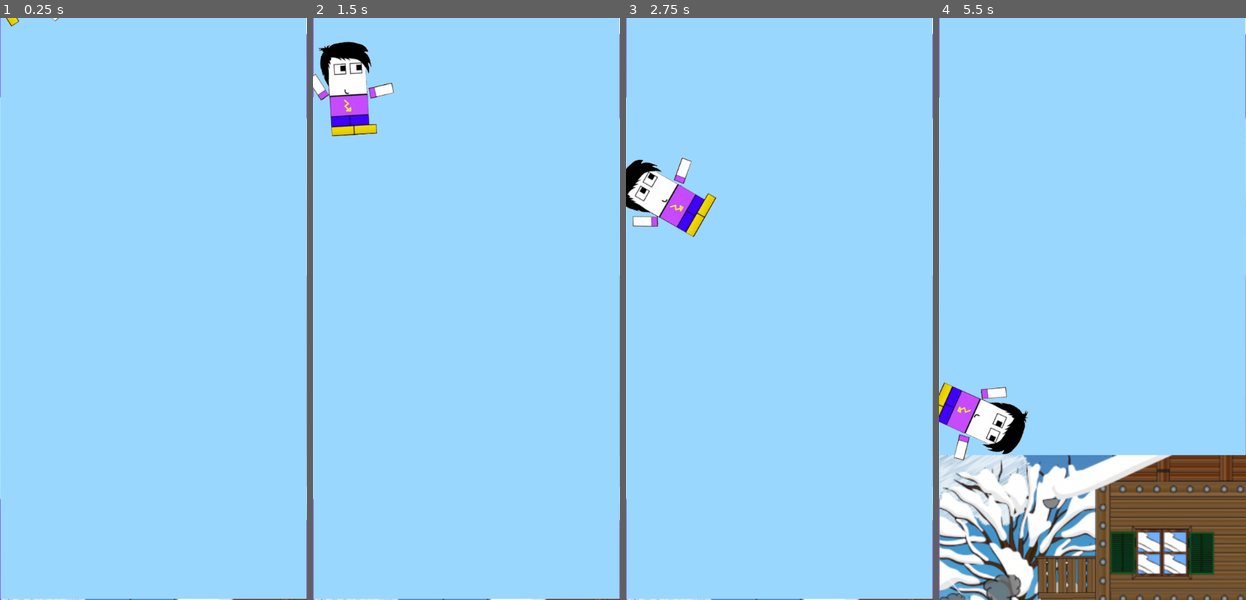
Above: before the commit, frames 1-4 (left to right).
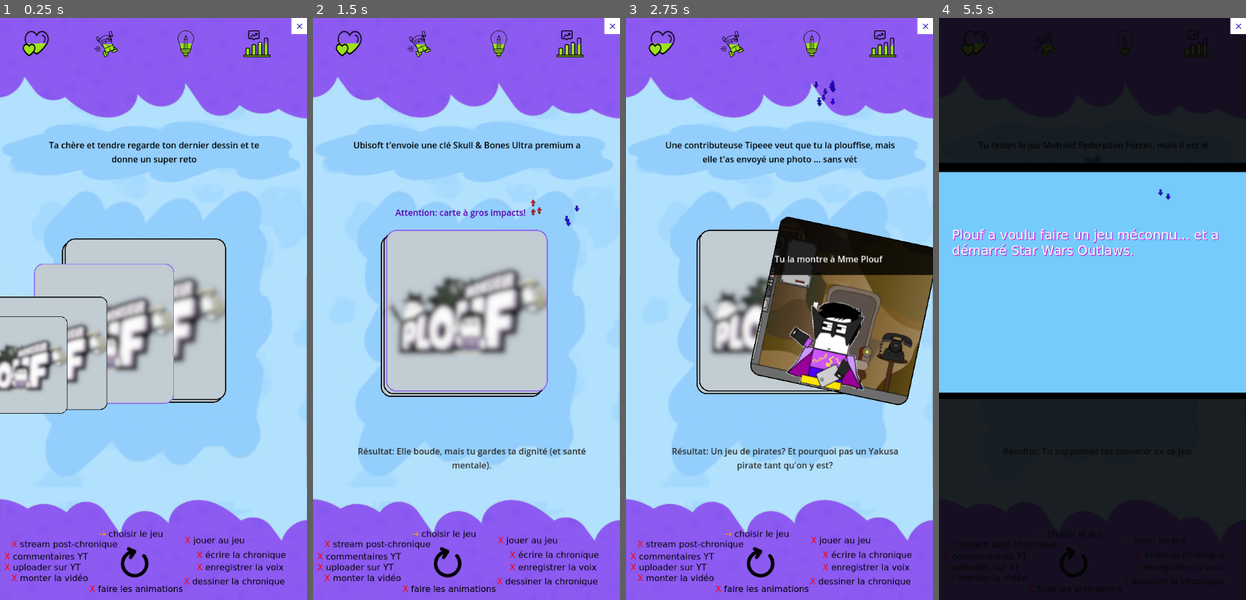
Above: after the commit, the same moments.

Repository: naparuba/plouf
Game: Godot game, scene res://Main.tscn
The game is run twice, just before and just after one commit, with the same random seed, the same clock (stepped at 60 frames per second) and the same inputs. Sound files missing from this copy of the repository are replaced by a short silence.
Inputs (mouse positions are in pixels of both pictures, inside the frame that each line leads up to):
- Up to frame 1 (0.25 s): no input
- Up to frame 2 (1.5 s): tap Enter (ui_accept) at 0.5, 0.77 s; move the mouse to (534, 279) at 0.52 s; hold Right (ui_right) 0.53-1.25 s; click (534, 279) at 0.67 s; drag from (405, 338) to (451, 425) at 1.27 s
- Up to frame 3 (2.75 s): move the mouse to (810, 180) at 2.02 s; hold Right (ui_right) from 2.03 s (still down)
- Up to frame 4 (5.5 s): release Right (ui_right) at 2.75 s; drag from (1077, 425) to (1000, 221) at 2.77 s; move the mouse to (1184, 396) at 3.52 s; hold Left (ui_left) 3.53-4.25 s; tap Enter (ui_accept) at 3.77 s; drag from (1000, 221) to (1046, 163) at 4.27 s; move the mouse to (1107, 309) at 5.02 s; hold Left (ui_left) from 5.03 s (still down); click (1107, 309) at 5.17 s

The runs differ from the first frame. In frame 1, 62% of the frame differs, in the area x 0-100%, y 0-100%; in frame 2, 61%; in frame 3, 66%; in frame 4, 100%.

Commit message:
Add: début de plus de factorisation et de redistribution des responsabilité, main est trop gros.

Diff:
--- a/main.gd
+++ b/main.gd
@@ -3,12 +3,12 @@
 @onready var card_deck := $CardDeck
 
 # Some debug flag for... the dev, me
-var DEBUG_SKIP_TUTO = false
+var DEBUG_SKIP_TUTO = true
 var DEBUG_GAMEOVER = false
 var DEBUG_WIN = false
 var DEBUG_CRITERIA_EFFECTS = false
 
-var DEBUG_DISABLE_INTRO = false
+var DEBUG_DISABLE_INTRO = true
 
 
 var card_index = 0
@@ -116,6 +116,9 @@
 @onready var intro_player = $intro/player
 @onready var intro_container = $intro
 @onready var audio_player = $intro/audio_player
+
+# Sounds
+var warning_sound_limiter := WarningSoundLimiter.new()
 
 func _ready():
 	print("Chargement du jeu de Monsieur Plouf...")
@@ -564,14 +567,14 @@
 	self.label_choice_impact_tween = create_tween()
 	self.label_choice_impact_tween.tween_property(label_choice_impact, 'visible_ratio', 0.0, 0.2).set_trans(Tween.TRANS_CUBIC).set_ease(Tween.EASE_OUT)
 
-var last_warning_sound_call := 0
-func _play_warning_sound():  # protect this sound, max 1 each seconds
-	var now := Time.get_ticks_msec()
-	if now - last_warning_sound_call < 1000:  #1s
-		print("Appel ignoré : trop rapide.")
-		return
-	last_warning_sound_call = now
-	SoundManager.play_sound('warning', -12)  # -12db => /3
+#var last_warning_sound_call := 0
+#func _play_warning_sound():  # protect this sound, max 1 each seconds
+#	var now := Time.get_ticks_msec()
+#	if now - last_warning_sound_call < 1000:  #1s
+#		print("Appel ignoré : trop rapide.")
+#		return
+#	last_warning_sound_call = now
+#	SoundManager.play_sound('warning', -12)  # -12db => /3
 
 func __criteria_goes_low(stat_pct_float_1: float):
 	return stat_pct_float_1 < CRITERIA_WARNING_THRESHOLD
@@ -615,7 +618,7 @@
 	if self.impact_is_activated_rythm: # already active
 		return
 
-	_play_warning_sound()  # let the user know it's going wrong ^^
+	warning_sound_limiter.play_warning_sound()  # let the user know it's going wrong ^^
 	self.impact_is_activated_rythm = true
 	fire.visible = true # let the user be eye attract by this problem
 	if too_low:  # go brut
@@ -664,7 +667,7 @@
 	if self.impact_is_activated_flow: # already active
 		return
 
-	_play_warning_sound()  # let the user know it's going wrong ^^
+	warning_sound_limiter.play_warning_sound()  # let the user know it's going wrong ^^
 	self.impact_is_activated_flow = true
 	fire.visible = true # let the user be eye attract by this problem
 	if too_low:  # go brut
@@ -715,7 +718,7 @@
 	if self.impact_is_activated_visibility: # already active
 		return
 
-	_play_warning_sound()  # let the user know it's going wrong ^^
+	warning_sound_limiter.play_warning_sound()  # let the user know it's going wrong ^^
 	self.impact_is_activated_visibility = true
 	fire.visible = true # let the user be eye attract by this problem
 	if too_low:  # hiding UI for 1s every 5s
@@ -767,7 +770,7 @@
 	if self.impact_is_activated_familly_life: # already active
 		return
 
-	_play_warning_sound()  # let the user know it's going wrong ^^
+	warning_sound_limiter.play_warning_sound()  # let the user know it's going wrong ^^
 	self.impact_is_activated_familly_life = true
 	fire.visible = true # let the user be eye attract by this problem
 	if too_low:  # goes grey, sad
--- /dev/null
+++ b/warning_sound_limiter.gd
@@ -0,0 +1,14 @@
+# WarningSoundLimiter.gd
+extends Node
+
+class_name WarningSoundLimiter
+
+var last_call := 0
+var delay_ms := 1000  # 1s: délai minimal entre deux warning, pour ne pas spammer
+
+func play_warning_sound():
+	var now := Time.get_ticks_msec()
+	if now - last_call < delay_ms:
+		return
+	last_call = now
+	SoundManager.play_sound('warning', -12)  # -12db => /3
